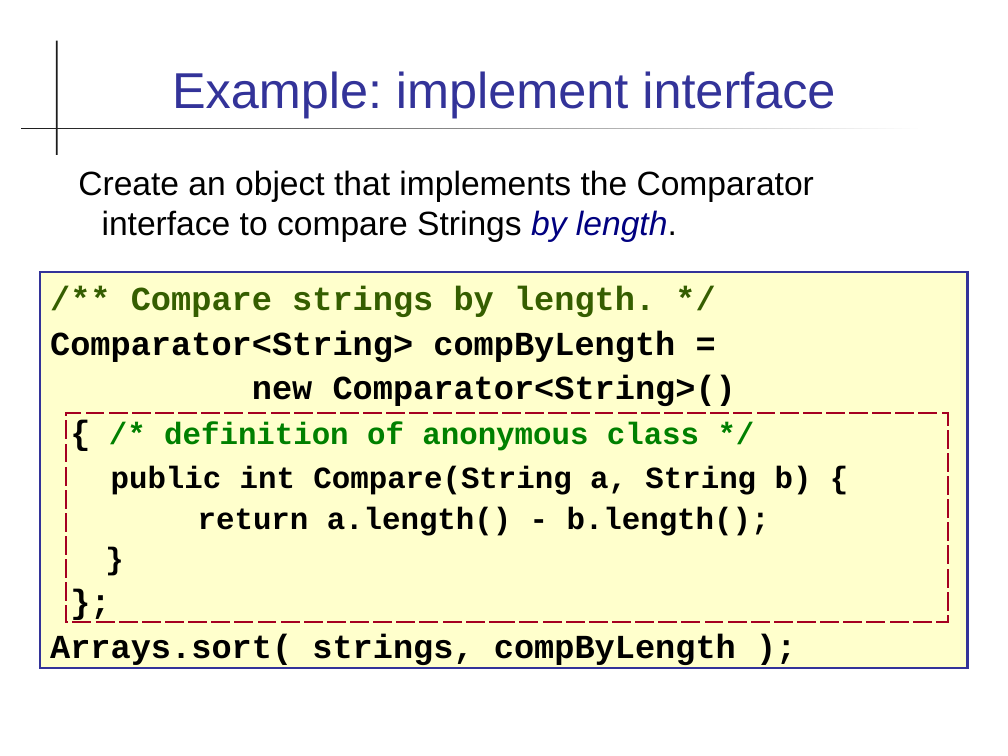
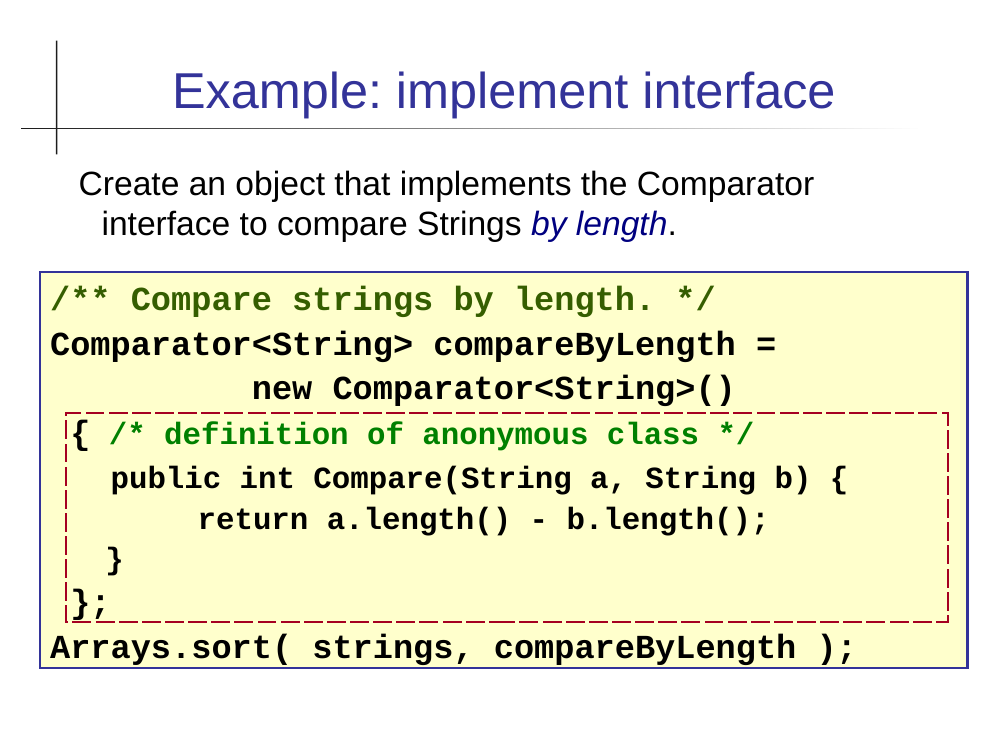
Before and after one commit to skeoop/skeoop.github.io, a slide deck: slide 6 of java-intermed/Anonymous-Class.ppt (slide 5 before the commit). Drawn at 1008x756 pixels with LibreOffice and Linux fonts; fonts in the diff are those of the drawing. Boxes give left, top, right and bottom in pixels: in the first picture for what was removed or moved away, otherwise in the second. Text is boxed around its words. In the diff, an @@ line names an element or a change of style, - is before the commit and + after.

```diff
--- a/java-intermed/Anonymous-Class.ppt
+++ b/java-intermed/Anonymous-Class.ppt
@@ text in rectangle at box(50, 330, 736, 362): text changed @@
-Comparator<String> compByLength =
+Comparator<String> compareByLength =
@@ text in rectangle at box(50, 633, 797, 665): text changed @@
-Arrays.sort( strings, compByLength );
+Arrays.sort( strings, compareByLength );
```
Also in this commit, not shown: 7 other slides changed, 1 slide added, 4 slides removed, 13 other files.
